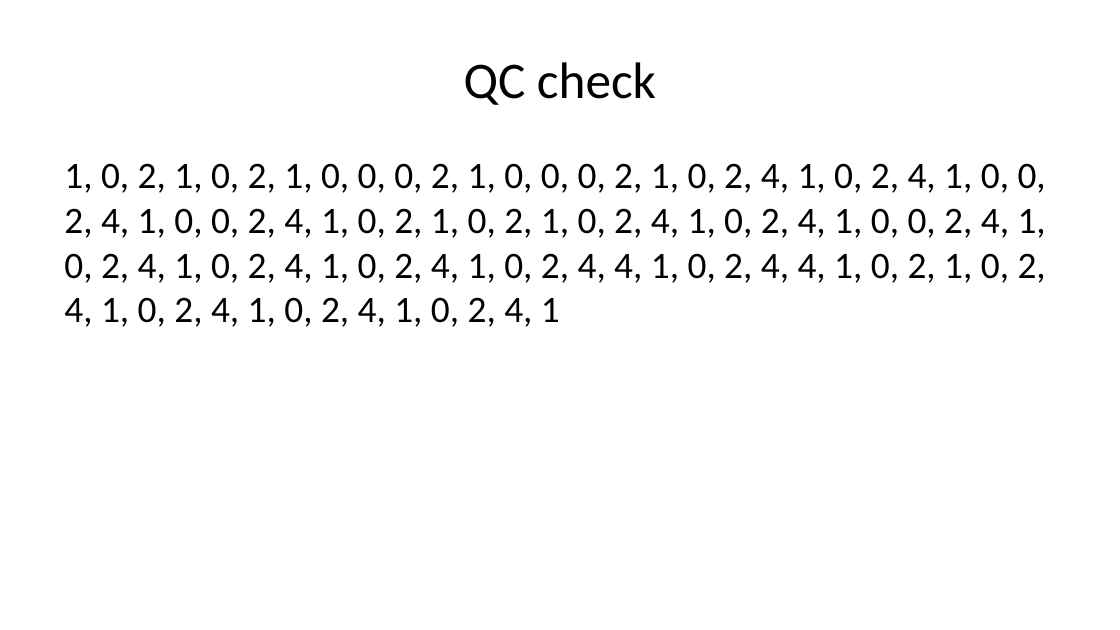
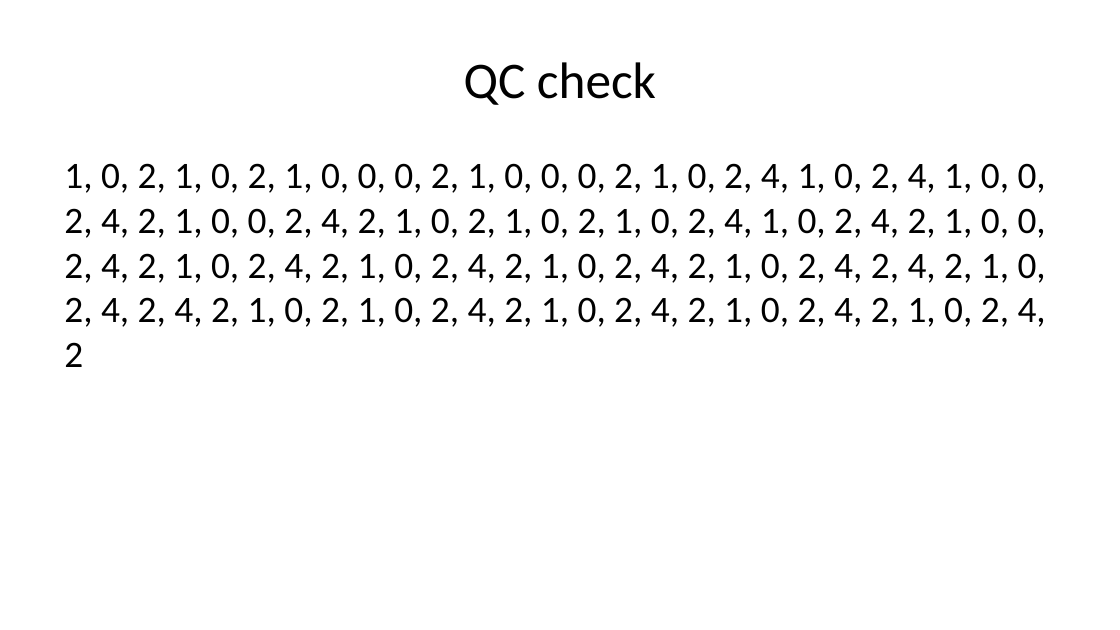
Before and after one commit to pmean/introduction-to-SAS, a slide deck: slide 2 of results/test-code.pptx. Drawn at 1120x630 pixels with LibreOffice and Linux fonts; fonts in the diff are those of the drawing. Boxes give left, top, right and bottom in pixels: in the first picture for what was removed or moved away, otherwise in the second. Text is boxed around its words. In the diff, an @@ line names an element or a change of style, - is before the commit and + after.

```diff
--- a/results/test-code.pptx
+++ b/results/test-code.pptx
@@ text at box(64, 163, 1046, 367): text changed @@
-1, 0, 2, 1, 0, 2, 1, 0, 0, 0, 2, 1, 0, 0, 0, 2, 1, 0, 2, 4, 1, 0, 2, 4, 1, 0, 0, 2, 4, 1, 0, 0, 2, 4, 1, 0, 2, 1, 0, 2, 1, 0, 2, 4, 1, 0, 2, 4, 1, 0, 0, 2, 4, 1, 0, 2, 4, 1, 0, 2, 4, 1, 0, 2, 4, 1, 0, 2, 4, 4, 1, 0, 2, 4, 4, 1, 0, 2, 1, 0, 2, 4, 1, 0, 2, 4, 1, 0, 2, 4, 1, 0, 2, 4, 1
+1, 0, 2, 1, 0, 2, 1, 0, 0, 0, 2, 1, 0, 0, 0, 2, 1, 0, 2, 4, 1, 0, 2, 4, 1, 0, 0, 2, 4, 2, 1, 0, 0, 2, 4, 2, 1, 0, 2, 1, 0, 2, 1, 0, 2, 4, 1, 0, 2, 4, 2, 1, 0, 0, 2, 4, 2, 1, 0, 2, 4, 2, 1, 0, 2, 4, 2, 1, 0, 2, 4, 2, 1, 0, 2, 4, 2, 4, 2, 1, 0, 2, 4, 2, 4, 2, 1, 0, 2, 1, 0, 2, 4, 2, 1, 0, 2, 4, 2, 1, 0, 2, 4, 2, 1, 0, 2, 4, 2
```
Also in this commit, not shown: 13 other slides changed, 50 slides added, 2 other files.
